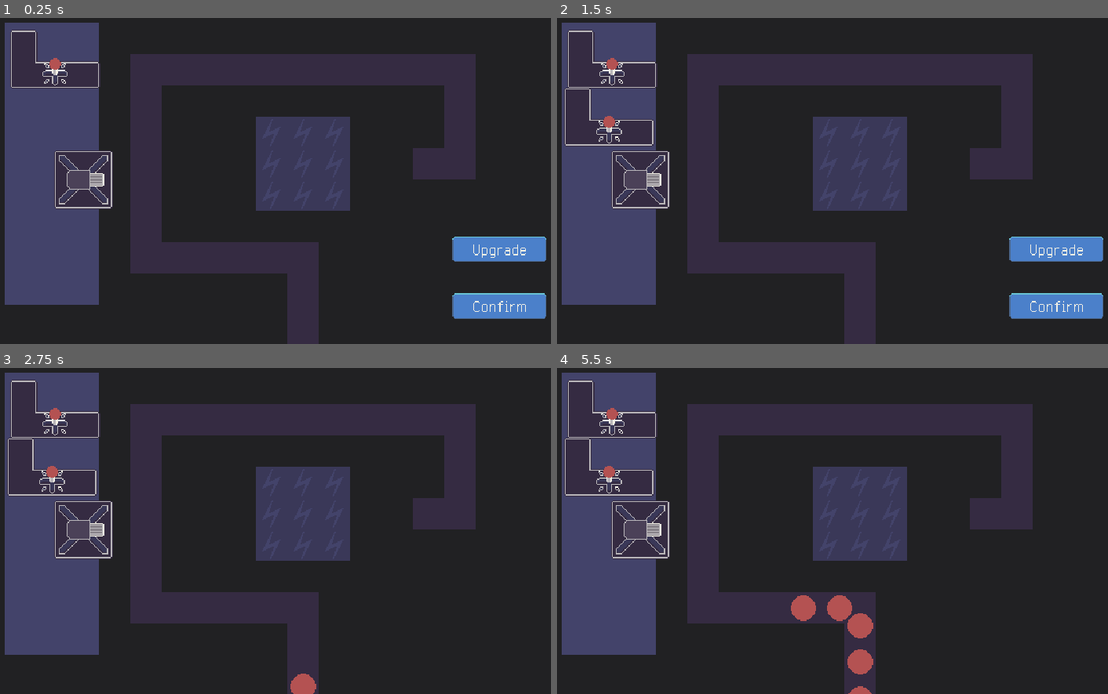
Above: before the commit, frames 1-4 (two rows, left to right).
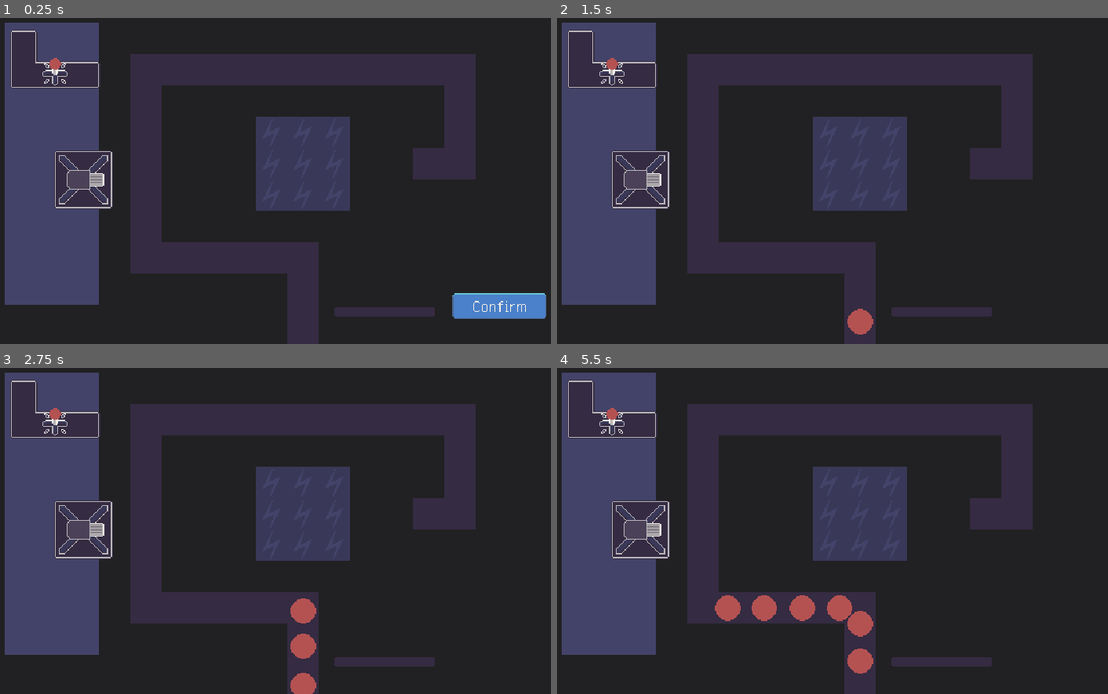
Above: after the commit, the same moments.

Repository: JeppeLindberg/tavern_game_jam_a24
Game: Godot game, scene res://scenes/main.tscn
The game is run twice, just before and just after one commit, with the same random seed, the same clock (stepped at 60 frames per second) and the same inputs.
Inputs (mouse positions are in pixels of both pictures, inside the frame that each line leads up to; where the layout moved, square brackets give the same spot in the first picture):
- Up to frame 1 (0.25 s): no input
- Up to frame 2 (1.5 s): click (1058, 304) [1058, 249] at 0.5 s; click (793, 99) at 1.27 s
- Up to frame 3 (2.75 s): click (501, 654) at 2.02 s
- Up to frame 4 (5.5 s): tap Enter at 2.75 s; move the mouse to (981, 501) at 2.77 s; tap R (rotate) every 0.75 s from 2.85 to 5.1 s; click (981, 501) at 2.92 s; move the mouse to (716, 534) at 3.52 s; click (716, 534) at 3.67 s; move the mouse to (909, 439) at 4.27 s; click (909, 439) at 4.42 s; move the mouse to (810, 589) at 5.02 s; click (810, 589) at 5.17 s

The runs differ from the first frame. In frame 1, 1.8% of the frame differs, in the area x 60-100%, y 67-92%; in frame 2, 5.3%, in the area x 1-100%, y 21-98%; in frame 3, 2.9%; in frame 4, 3.1%.

Commit message:
progress

Diff:
--- /dev/null
+++ b/prefabs/ui/test_upgrade.tscn
@@ -0,0 +1,67 @@
+[gd_scene load_steps=6 format=3 uid="uid://dsidbh1rbjmqr"]
+
+[ext_resource type="Script" path="res://scripts/ui/test_upgrade.gd" id="1_vcs1k"]
+[ext_resource type="Texture2D" uid="uid://bf54vlicfi4vn" path="res://sprites/map.png" id="2_0avmh"]
+[ext_resource type="Script" path="res://scripts/ui/show_hide.gd" id="3_x6h2l"]
+[ext_resource type="FontFile" uid="uid://dj3dtbvwijcqq" path="res://fonts/ark-pixel-12px-proportional-latin.otf" id="4_b2vc3"]
+[ext_resource type="FontFile" uid="uid://c2xh68caapa32" path="res://fonts/ark-pixel-16px-proportional-latin.otf" id="5_ivy2y"]
+
+[node name="test_upgrade" type="Button"]
+self_modulate = Color(1, 1, 1, 0)
+custom_minimum_size = Vector2(100, 30)
+script = ExtResource("1_vcs1k")
+
+[node name="panel" type="NinePatchRect" parent="."]
+layout_mode = 1
+anchors_preset = 15
+anchor_right = 1.0
+anchor_bottom = 1.0
+grow_horizontal = 2
+grow_vertical = 2
+texture = ExtResource("2_0avmh")
+region_rect = Rect2(186, 186, 44, 44)
+patch_margin_left = 6
+patch_margin_top = 6
+patch_margin_right = 6
+patch_margin_bottom = 6
+
+[node name="hovering" type="NinePatchRect" parent="."]
+visible = false
+layout_mode = 1
+anchors_preset = 15
+anchor_right = 1.0
+anchor_bottom = 1.0
+grow_horizontal = 2
+grow_vertical = 2
+texture = ExtResource("2_0avmh")
+region_rect = Rect2(250, 186, 44, 44)
+patch_margin_left = 6
+patch_margin_top = 6
+patch_margin_right = 6
+patch_margin_bottom = 6
+script = ExtResource("3_x6h2l")
+
+[node name="center" type="CenterContainer" parent="."]
+layout_mode = 1
+anchors_preset = 15
+anchor_right = 1.0
+anchor_bottom = 1.0
+grow_horizontal = 2
+grow_vertical = 2
+mouse_filter = 2
+
+[node name="text" type="RichTextLabel" parent="center"]
+modulate = Color(0.94902, 0.941176, 0.898039, 1)
+custom_minimum_size = Vector2(100, 0)
+layout_mode = 2
+mouse_filter = 2
+theme_override_fonts/normal_font = ExtResource("4_b2vc3")
+theme_override_fonts/bold_font = ExtResource("5_ivy2y")
+theme_override_font_sizes/normal_font_size = 12
+bbcode_enabled = true
+text = "[center][b]Upgrade[/b]"
+fit_content = true
+
+[connection signal="button_up" from="." to="." method="_on_button_up"]
+[connection signal="mouse_entered" from="." to="hovering" method="set_show"]
+[connection signal="mouse_exited" from="." to="hovering" method="set_hide"]
--- a/scenes/main.tscn
+++ b/scenes/main.tscn
@@ -13,13 +13,13 @@
 [ext_resource type="Script" path="res://scripts/ui/confirm.gd" id="4_l8ix8"]
 [ext_resource type="Script" path="res://scripts/ui/enable_disable.gd" id="4_nma4j"]
 [ext_resource type="Script" path="res://scripts/path.gd" id="4_yvfx1"]
-[ext_resource type="Script" path="res://scripts/ui/test_upgrade.gd" id="5_6fapn"]
 [ext_resource type="Script" path="res://scripts/ui/show_hide.gd" id="5_27mk2"]
 [ext_resource type="FontFile" uid="uid://c2xh68caapa32" path="res://fonts/ark-pixel-16px-proportional-latin.otf" id="5_spjcf"]
 [ext_resource type="PackedScene" uid="uid://di3ptoulkfh7b" path="res://prefabs/inventory_tile.tscn" id="7_0xxjd"]
 [ext_resource type="PackedScene" uid="uid://csxmaro11gudj" path="res://prefabs/buildings/lightning_tower.tscn" id="9_ang0u"]
 [ext_resource type="PackedScene" uid="uid://mfvh04f4ycms" path="res://prefabs/buildings/minigun_tower.tscn" id="10_8mggg"]
 [ext_resource type="Script" path="res://scripts/upgrades.gd" id="17_7cpyy"]
+[ext_resource type="Script" path="res://scripts/recycler.gd" id="21_e1wkv"]
 
 [sub_resource type="Curve2D" id="Curve2D_i4qol"]
 bake_interval = 1.0
@@ -72,13 +72,13 @@
 layout_mode = 2
 size_flags_vertical = 8
 
-[node name="test_upgrade" type="Button" parent="ui/prepare_screen/h_container/v_container"]
+[node name="confirm" type="Button" parent="ui/prepare_screen/h_container/v_container"]
 self_modulate = Color(1, 1, 1, 0)
 custom_minimum_size = Vector2(100, 30)
 layout_mode = 2
-script = ExtResource("5_6fapn")
-
-[node name="panel" type="NinePatchRect" parent="ui/prepare_screen/h_container/v_container/test_upgrade"]
+script = ExtResource("4_l8ix8")
+
+[node name="panel" type="NinePatchRect" parent="ui/prepare_screen/h_container/v_container/confirm"]
 layout_mode = 1
 anchors_preset = 15
 anchor_right = 1.0
@@ -92,7 +92,7 @@
 patch_margin_right = 6
 patch_margin_bottom = 6
 
-[node name="hovering" type="NinePatchRect" parent="ui/prepare_screen/h_container/v_container/test_upgrade"]
+[node name="hovering" type="NinePatchRect" parent="ui/prepare_screen/h_container/v_container/confirm"]
 visible = false
 layout_mode = 1
 anchors_preset = 15
@@ -108,69 +108,6 @@
 patch_margin_bottom = 6
 script = ExtResource("5_27mk2")
 
-[node name="center" type="CenterContainer" parent="ui/prepare_screen/h_container/v_container/test_upgrade"]
-layout_mode = 1
-anchors_preset = 15
-anchor_right = 1.0
-anchor_bottom = 1.0
-grow_horizontal = 2
-grow_vertical = 2
-mouse_filter = 2
-
-[node name="text" type="RichTextLabel" parent="ui/prepare_screen/h_container/v_container/test_upgrade/center"]
-modulate = Color(0.94902, 0.941176, 0.898039, 1)
-custom_minimum_size = Vector2(100, 0)
-layout_mode = 2
-mouse_filter = 2
-theme_override_fonts/normal_font = ExtResource("4_0fcbf")
-theme_override_fonts/bold_font = ExtResource("5_spjcf")
-theme_override_font_sizes/normal_font_size = 12
-bbcode_enabled = true
-text = "[center][b]Upgrade[/b]"
-fit_content = true
-
-[node name="fill2" type="Panel" parent="ui/prepare_screen/h_container/v_container"]
-modulate = Color(1, 1, 1, 0)
-custom_minimum_size = Vector2(20, 20)
-layout_mode = 2
-mouse_filter = 1
-
-[node name="confirm" type="Button" parent="ui/prepare_screen/h_container/v_container"]
-self_modulate = Color(1, 1, 1, 0)
-custom_minimum_size = Vector2(100, 30)
-layout_mode = 2
-script = ExtResource("4_l8ix8")
-
-[node name="panel" type="NinePatchRect" parent="ui/prepare_screen/h_container/v_container/confirm"]
-layout_mode = 1
-anchors_preset = 15
-anchor_right = 1.0
-anchor_bottom = 1.0
-grow_horizontal = 2
-grow_vertical = 2
-texture = ExtResource("3_ybh3m")
-region_rect = Rect2(186, 186, 44, 44)
-patch_margin_left = 6
-patch_margin_top = 6
-patch_margin_right = 6
-patch_margin_bottom = 6
-
-[node name="hovering" type="NinePatchRect" parent="ui/prepare_screen/h_container/v_container/confirm"]
-visible = false
-layout_mode = 1
-anchors_preset = 15
-anchor_right = 1.0
-anchor_bottom = 1.0
-grow_horizontal = 2
-grow_vertical = 2
-texture = ExtResource("3_ybh3m")
-region_rect = Rect2(250, 186, 44, 44)
-patch_margin_left = 6
-patch_margin_top = 6
-patch_margin_right = 6
-patch_margin_bottom = 6
-script = ExtResource("5_27mk2")
-
 [node name="center" type="CenterContainer" parent="ui/prepare_screen/h_container/v_container/confirm"]
 layout_mode = 1
 anchors_preset = 15
@@ -263,6 +200,25 @@
 [node name="effects" type="Node2D" parent="game"]
 
 [node name="recycler" type="Node2D" parent="game"]
+position = Vector2(419, 327)
+script = ExtResource("21_e1wkv")
+
+[node name="backplate" type="Sprite2D" parent="game/recycler"]
+texture = ExtResource("3_ybh3m")
+region_enabled = true
+region_rect = Rect2(444, 74, 104, 12)
+
+[node name="meter_clip" type="Sprite2D" parent="game/recycler/backplate"]
+clip_children = 1
+texture = ExtResource("3_ybh3m")
+region_enabled = true
+region_rect = Rect2(448, 109, 96, 8)
+
+[node name="meter" type="Sprite2D" parent="game/recycler/backplate/meter_clip"]
+position = Vector2(-96, 0)
+texture = ExtResource("3_ybh3m")
+region_enabled = true
+region_rect = Rect2(448, 109, 96, 8)
 
 [node name="inventory" type="Node2D" parent="game"]
 
@@ -272,9 +228,6 @@
 [node name="minigun_tower" parent="game/inventory" instance=ExtResource("10_8mggg")]
 position = Vector2(112, 192)
 
-[connection signal="button_up" from="ui/prepare_screen/h_container/v_container/test_upgrade" to="ui/prepare_screen/h_container/v_container/test_upgrade" method="_on_button_up"]
-[connection signal="mouse_entered" from="ui/prepare_screen/h_container/v_container/test_upgrade" to="ui/prepare_screen/h_container/v_container/test_upgrade/hovering" method="set_show"]
-[connection signal="mouse_exited" from="ui/prepare_screen/h_container/v_container/test_upgrade" to="ui/prepare_screen/h_container/v_container/test_upgrade/hovering" method="set_hide"]
 [connection signal="button_up" from="ui/prepare_screen/h_container/v_container/confirm" to="ui/prepare_screen/h_container/v_container/confirm" method="_on_button_up"]
 [connection signal="mouse_entered" from="ui/prepare_screen/h_container/v_container/confirm" to="ui/prepare_screen/h_container/v_container/confirm/hovering" method="set_show"]
 [connection signal="mouse_exited" from="ui/prepare_screen/h_container/v_container/confirm" to="ui/prepare_screen/h_container/v_container/confirm/hovering" method="set_hide"]
--- a/scripts/enemy.gd
+++ b/scripts/enemy.gd
@@ -2,6 +2,8 @@
 
 
 @onready var path:Path2D = get_node('/root/main/game/path')
+@onready var recycler:Node2D = get_node('/root/main/game/recycler')
+@onready var state_machine:Node2D = get_node('/root/main/state_machine')
 @onready var main:Node = get_node('/root/main')
 @onready var healthbar:Node2D = get_node('healthbar')
 
@@ -16,6 +18,7 @@
 
 # Called when the node enters the scene tree for the first time.
 func _ready() -> void:
+	state_machine.enemy_spawned()
 	follow = main.create_node(path_follow, path)
 	follow.progress = 0;
 	reparent(follow, false)
@@ -39,4 +42,6 @@
 	health-=damage
 	healthbar.set_pct(health/max_health)
 	if health <= 0:
+		recycler.add_scrap(20.0)
+		state_machine.enemy_killed()
 		queue_free()
--- /dev/null
+++ b/scripts/recycler.gd
@@ -0,0 +1,22 @@
+extends Node2D
+
+@onready var meter:Node2D = get_node('backplate/meter_clip/meter')
+@onready var state_machine:Node2D = get_node('/root/main/state_machine')
+
+var _scrap = 0.0
+
+func add_scrap(scrap):
+	_scrap += scrap
+
+	meter.position = lerp(Vector2(-96, 0), Vector2.ZERO, clamp(_scrap/100.0, 0.0, 1.0))
+
+	check_scrap()
+
+func reduce_scrap(scrap):
+	_scrap -= scrap
+
+	meter.position = lerp(Vector2(-96, 0), Vector2.ZERO, clamp(_scrap/100.0, 0.0, 1.0))
+
+func check_scrap():
+	if (_scrap >= 100.0) and (state_machine.state == 'prepare'):
+		state_machine.go_to_upgrade()
--- a/scripts/state_machine.gd
+++ b/scripts/state_machine.gd
@@ -4,9 +4,13 @@
 @onready var prepare_screen:Control = get_node('/root/main/ui/prepare_screen')
 @onready var upgrade_screen:Control = get_node('/root/main/ui/upgrade_screen')
 @onready var upgrades:Node2D = get_node('/root/main/game/upgrades')
+@onready var path:Node2D = get_node('/root/main/game/path')
 @onready var selection:Control = get_node('/root/main/ui/upgrade_screen/h_container/selection')
+@onready var recycler:Node2D = get_node('/root/main/game/recycler')
 
 var state:String
+
+var _enemies_remaining:int
 
 @export var enemy_prefab: PackedScene
 
@@ -14,11 +18,15 @@
 	go_to_prepare()
 
 func go_to_prepare():
+	for child in path.get_children():
+		child.queue_free()
 	for child in selection.get_children():
 		child.queue_free()
 	state = 'prepare'
 	prepare_screen.enable()
 	upgrade_screen.disable()
+
+	recycler.check_scrap()
 
 func go_to_simulate():
 	state = 'simulate'
@@ -38,3 +46,12 @@
 	upgrade_screen.enable()
 
 	upgrades.generate_upgrades()
+
+func enemy_spawned():
+	_enemies_remaining += 1
+
+func enemy_killed():
+	_enemies_remaining -= 1
+
+	if (state == 'simulate') and (_enemies_remaining == 0):
+		go_to_prepare()
--- a/scripts/ui/upgrade_selection.gd
+++ b/scripts/ui/upgrade_selection.gd
@@ -2,6 +2,7 @@
 
 @onready var main:Node = get_node('/root/main')
 @onready var state_machine:Node2D = get_node('/root/main/state_machine')
+@onready var recycler:Node2D = get_node('/root/main/game/recycler')
 
 var building_prefab:PackedScene
 
@@ -10,4 +11,5 @@
     var building = main.create_node(building_prefab, main)
     building.global_position = Vector2.ZERO
     building.drop()
+    recycler.reduce_scrap(100.0)
     state_machine.go_to_prepare()
Binary file changed: asesprite/map.aseprite
Binary file changed: sprites/map.png
